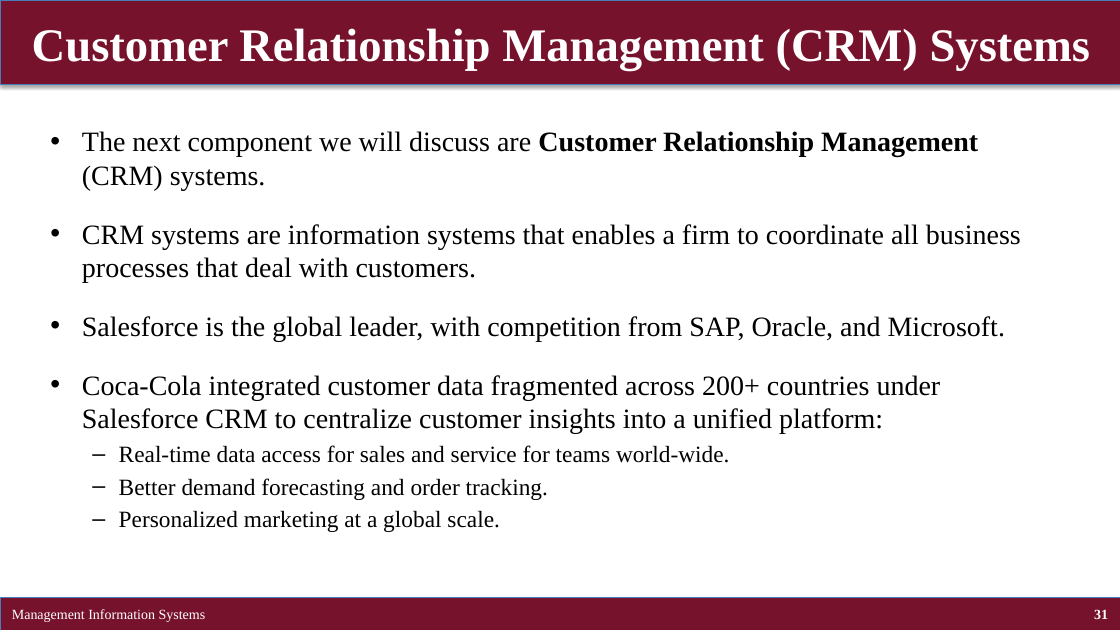
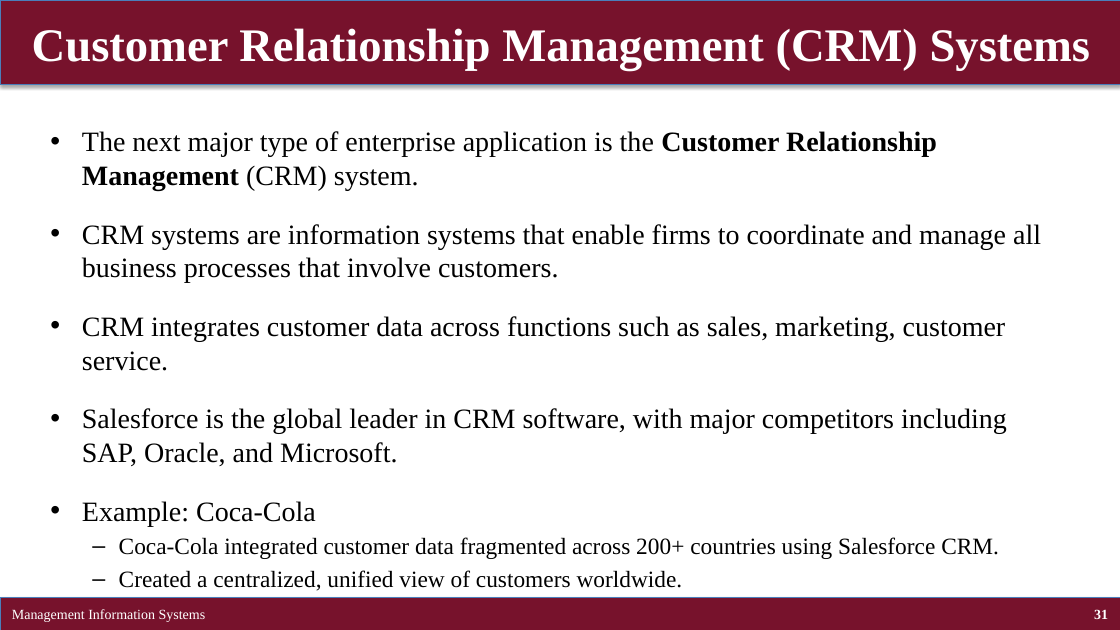
Before and after one commit to brianhwpark/brianhwpark.github.io, a slide deck: slide 31 of files/teaching-resources/concordiacollege-busn-315/busn-315-lecture-note/busn315-ch02.pptx. Drawn at 1120x630 pixels with LibreOffice and Linux fonts; fonts in the diff are those of the drawing. Boxes give left, top, right and bottom in pixels: in the first picture for what was removed or moved away, otherwise in the second. Text is boxed around its words. In the diff, an @@ line names an element or a change of style, - is before the commit and + after.

```diff
--- a/files/teaching-resources/concordiacollege-busn-315/busn-315-lecture-note/busn315-ch02.pptx
+++ b/files/teaching-resources/concordiacollege-busn-315/busn-315-lecture-note/busn315-ch02.pptx
@@ text at bbox=[82, 131, 1041, 591]: text changed @@
-• The next component we will discuss are Customer Relationship Management (CRM) systems.
-• CRM systems are information systems that enables a firm to coordinate all business processes that deal with customers.
-• Salesforce is the global leader, with competition from SAP, Oracle, and Microsoft.
-• Coca-Cola integrated customer data fragmented across 200+ countries under Salesforce CRM to centralize customer insights into a unified platform:
-  – Real-time data access for sales and service for teams world-wide.
-  – Better demand forecasting and order tracking.
-  – Personalized marketing at a global scale.
+• The next major type of enterprise application is the Customer Relationship Management (CRM) system.
+• CRM systems are information systems that enable firms to coordinate and manage all business processes that involve customers.
+• CRM integrates customer data across functions such as sales, marketing, customer service.
+• Salesforce is the global leader in CRM software, with major competitors including SAP, Oracle, and Microsoft.
+• Example: Coca-Cola
+  – Coca-Cola integrated customer data fragmented across 200+ countries using Salesforce CRM.
+  – Created a centralized, unified view of customers worldwide.
```
Also in this commit, not shown: 40 other slides changed, 6 slides added, 4 slides removed, 9 other files.
